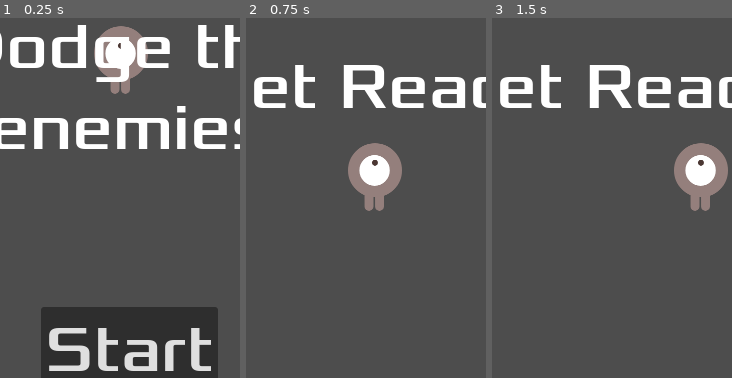
Above: before the commit, frames 1-3 (left to right).
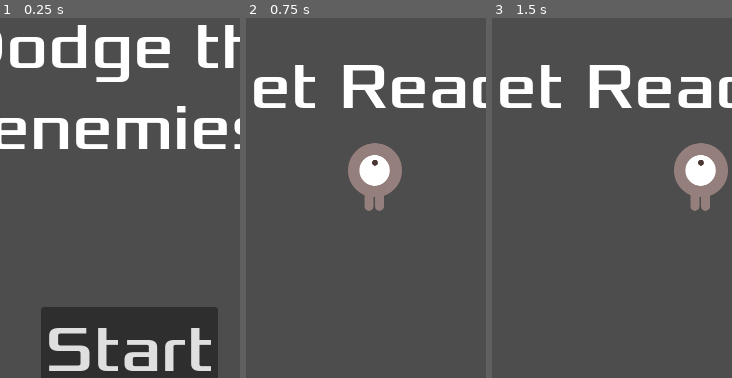
Above: after the commit, the same moments.

Repository: smschijf/first-2d-game-godot
Game: Godot game, scene res://main.tscn
Same seed, same stepped clock (60 frames per second), same inputs: the game is played once before the commit and once after it.
Inputs:
- Up to frame 1 (0.25 s): no input
- Up to frame 2 (0.75 s): click "Start" at 0.5 s
- Up to frame 3 (1.5 s): tap Enter at 1.25 s; hold Right (move_right) from 1.28 s (still down)
The pictures show only the part of the screen within x 23-73%, y 40-90%; the shares and areas given below are measured in that part.

The runs differ from the first frame. In frame 1, 1.8% of the frame differs, in the area x 39-62%, y 2-22%; in frame 2, nothing differs; in frame 3, nothing differs.

Commit message:
player spawning bug fixed

Diff:
--- a/player.gd
+++ b/player.gd
@@ -8,7 +8,7 @@
 # Called when the node enters the scene tree for the first time.
 func _ready():
 	screen_size = get_viewport_rect().size
-	# hide()
+	hide()
 
 
 # Called every frame. 'delta' is the elapsed time since the previous frame.
